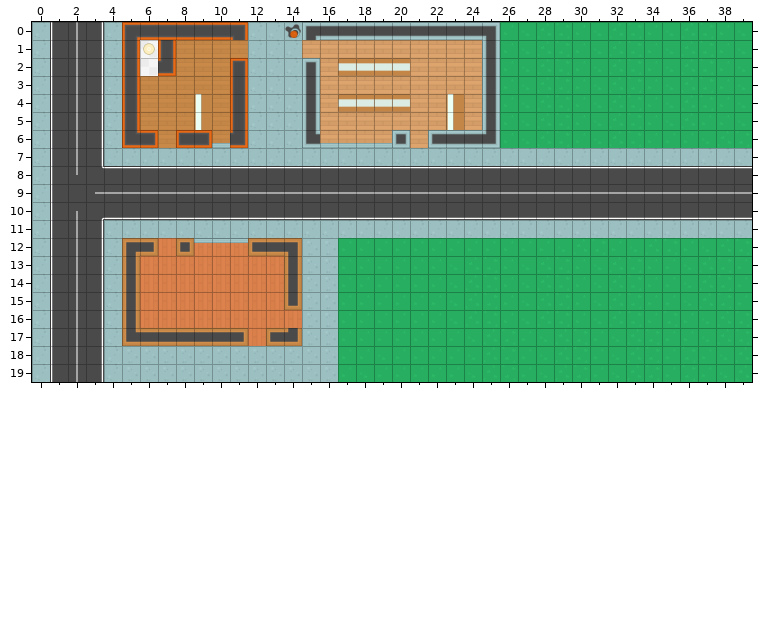
A Tiled map gets an edit: Shooter/maps/map2.tmx. The picture above was drawn from the file before the commit.
Cells are 64x64 px. Shown: x 0..39, y 0..19.
New version:
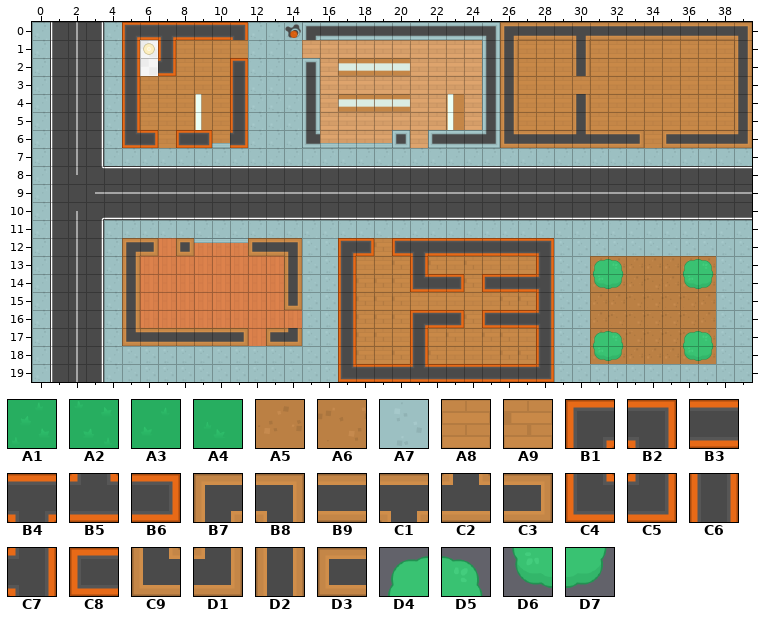
Key: from "Kenny Topdown Pack": A1 0, A2 1, A3 2, A4 3, A5 4, A6 5, A7 6, A8 41, A9 43, B1 108, B2 109, B3 110, B4 111, B5 112, B6 113, B7 117, B8 118, B9 119, C1 120, C2 121, C3 122, C4 135, C5 136, C6 137, C7 139, C8 141, C9 144, D1 145, D2 146, D3 150, D4 180, D5 181, D6 207, D7 208.
__ is an empty cell, ## one hidden under a higher layer, .. an unchanged one.
The exact change:
--- layer "Ground"
@@ x 26..39 @@
- 0 A3 A4 A1 A2 A3 A4 A1 A2 A3 A4 A1 A2 A3 A4
- 1 A3 A4 A1 A2 A3 A4 A1 A2 A3 A4 A1 A2 A3 A4
- 2 A3 A4 A1 A2 A3 A4 A1 A2 A3 A4 A1 A2 A3 A4
- 3 A3 A4 A1 A2 A3 A4 A1 A2 A3 A4 A1 A2 A3 A4
- 4 A3 A4 A1 A2 A3 A4 A1 A2 A3 A4 A1 A2 A3 A4
- 5 A3 A4 A1 A2 .. A4 A1 A2 A3 A4 A1 A3 A3 A4
- 6 A3 A4 A1 A2 A3 A4 A1 A2 A3 A3 A3 A4 A1 A2
+ 0 ## ## ## ## ## ## ## ## ## ## ## ## ## ##
+ 1 ## A8 A8 A8 ## A8 A8 A8 A8 A8 A8 A8 A8 ##
+ 2 ## A8 A8 A8 ## A8 A8 A8 A8 A8 A8 A8 A8 ##
+ 3 ## A8 A8 A8 A8 A8 A8 A8 A8 A8 A8 A8 A8 ##
+ 4 ## A8 A8 A8 ## A8 A8 A8 A8 A8 A8 A8 A8 ##
+ 5 ## A8 A8 A8 .. A8 A8 A8 A8 A8 A8 A8 A8 ##
+ 6 ## ## ## ## ## ## ## ## A8 ## ## ## ## ##
@@ x 17..39 @@
-12 A3 A3 A3 A3 A3 A3 A3 A3 A3 A3 A3 A3 A4 A1 A2 A3 A4 A1 A2 A3 A4 A1 A2
-13 A3 A3 A3 A3 A3 A3 A4 A1 A2 A3 A4 A1 A2 A3 A4 A1 A2 A3 A3 A4 A1 A2 A3
-14 A3 A3 A3 A3 A3 A3 A4 A1 A2 A3 A4 A1 A2 A3 A4 A1 A2 A3 A3 A4 A1 A2 A3
-15 A3 A3 A3 A3 A3 A3 A4 A1 A2 A3 A4 A1 A2 A3 A4 A1 A2 A3 A3 A4 A1 A2 A3
-16 A3 A3 A3 A3 A3 A3 A4 A1 A2 A3 A4 A1 A2 A3 A4 A1 A2 A3 A2 A3 A4 A1 A2
-17 A3 A3 A3 A3 A3 A3 A3 A4 A1 A2 A3 A4 A1 A2 A3 A4 A1 A2 A3 A3 A4 A1 A2
-18 A3 A3 A4 A3 A3 A3 A3 A4 A1 A2 A3 A4 A1 A2 A3 A4 A1 A2 A3 A2 A3 A4 A1
-19 A3 A4 A3 A3 A3 A3 A3 A4 A1 A2 A3 A4 A1 A2 A3 A4 A1 A2 A3 A2 A3 A4 A1
+12 ## ## A9 ## ## ## ## ## ## ## ## ## A7 A7 A7 A7 A7 A7 A7 A7 A7 A7 A7
+13 ## A8 A8 A9 ## A9 A8 A9 A8 A8 A8 ## A7 A7 A5 A5 A5 A5 A5 A5 A5 A7 A7
+14 ## A9 A9 A9 ## ## ## A9 ## ## ## ## A7 A7 A5 A5 A5 A6 A5 A5 A5 A7 A7
+15 ## A9 A9 A9 A8 A8 A8 A8 A8 A9 A9 ## A7 A7 A5 A5 A6 A6 A6 A6 A5 A7 A7
+16 ## A9 A9 A9 ## ## ## A9 ## ## ## ## A7 A7 A5 A6 A6 A6 A6 A6 A5 A7 A7
+17 ## A9 A9 A8 ## A8 A9 A8 A9 A9 A8 ## A7 A7 A5 A6 A6 A6 A6 A6 A5 A7 A7
+18 ## A9 A8 A9 ## A9 A8 A8 A8 A9 A9 ## A7 A7 A5 A5 A5 A5 A5 A5 A5 A7 A7
+19 ## ## ## ## ## ## ## ## ## ## ## ## A7 A7 A7 A7 A7 A7 A7 A7 A7 A7 A7
--- layer "Walls"
@@ x 7..39 @@
- 0 B3 .. .. .. .. .. .. .. .. .. .. .. .. .. .. .. .. .. .. __ __ __ __ __ __ __ __ __ __ __ __ __ __
- 1 .. .. .. .. .. .. .. .. .. .. .. .. .. .. .. .. .. .. .. __ .. .. .. __ .. .. .. .. .. .. .. .. __
- 2 .. .. .. .. .. .. .. .. .. .. .. .. .. .. .. .. .. .. .. __ .. .. .. __ .. .. .. .. .. .. .. .. __
- 3 .. .. .. .. .. .. .. .. .. .. .. .. .. .. .. .. .. .. .. __ .. .. .. .. .. .. .. .. .. .. .. .. __
- 4 .. .. .. .. .. .. .. .. .. .. .. .. .. .. .. .. .. .. .. __ .. .. .. __ .. .. .. .. .. .. .. .. __
- 5 .. .. .. .. .. .. .. .. .. .. .. .. .. .. .. .. .. .. .. __ .. .. .. __ .. .. .. .. .. .. .. .. __
- 6 .. .. .. .. .. .. .. .. .. .. .. .. .. .. .. .. .. .. .. __ __ __ __ __ __ __ __ .. __ __ __ __ __
+ 0 B4 .. .. .. .. .. .. .. .. .. .. .. .. .. .. .. .. .. .. B7 B9 B9 B9 C1 B9 B9 B9 B9 B9 B9 B9 B9 B8
+ 1 .. .. .. .. .. .. .. .. .. .. .. .. .. .. .. .. .. .. .. D2 .. .. .. D2 .. .. .. .. .. .. .. .. D2
+ 2 .. .. .. .. .. .. .. .. .. .. .. .. .. .. .. .. .. .. .. D2 .. .. .. D2 .. .. .. .. .. .. .. .. D2
+ 3 .. .. .. .. .. .. .. .. .. .. .. .. .. .. .. .. .. .. .. D2 .. .. .. .. .. .. .. .. .. .. .. .. D2
+ 4 .. .. .. .. .. .. .. .. .. .. .. .. .. .. .. .. .. .. .. D2 .. .. .. D2 .. .. .. .. .. .. .. .. D2
+ 5 .. .. .. .. .. .. .. .. .. .. .. .. .. .. .. .. .. .. .. D2 .. .. .. D2 .. .. .. .. .. .. .. .. D2
+ 6 .. .. .. .. .. .. .. .. .. .. .. .. .. .. .. .. .. .. .. C9 B9 B9 B9 C2 B9 B9 C3 .. D3 B9 B9 B9 D1
@@ x 17..28 @@
-12 __ __ .. __ __ __ __ __ __ __ __ __
-13 __ .. .. .. __ .. .. .. .. .. .. __
-14 __ .. .. .. __ __ __ .. __ __ __ __
-15 __ .. .. .. .. .. .. .. .. .. .. __
-16 __ .. .. .. __ __ __ .. __ __ __ __
-17 __ .. .. .. __ .. .. .. .. .. .. __
-18 __ .. .. .. __ .. .. .. .. .. .. __
-19 __ __ __ __ __ __ __ __ __ __ __ __
+12 B1 B6 .. C8 B4 B3 B3 B3 B3 B3 B3 B2
+13 C6 .. .. .. C6 .. .. .. .. .. .. C6
+14 C6 .. .. .. C4 B3 B6 .. C8 B3 B3 C7
+15 C6 .. .. .. .. .. .. .. .. .. .. C6
+16 C6 .. .. .. B1 B3 B6 .. C8 B3 B3 C7
+17 C6 .. .. .. C6 .. .. .. .. .. .. C6
+18 C6 .. .. .. C6 .. .. .. .. .. .. C6
+19 C4 B3 B3 B3 B5 B3 B3 B3 B3 B3 B3 C5
--- layer "Items"
@@ x 31..37 @@
-13 __ __ .. .. .. __ __
-14 __ __ .. .. .. __ __
+13 D4 D5 .. .. .. D4 D5
+14 D6 D7 .. .. .. D6 D7
@@ x 31..37 @@
-17 __ __ .. .. .. __ __
-18 __ __ .. .. .. __ __
+17 D4 D5 .. .. .. D4 D5
+18 D6 D7 .. .. .. D6 D7
Where, in picture pixels (left, top, right, bottom), the same in both pictures:
changed: (158, 36, 176, 40)
changed: (500, 22, 752, 148)
changed: (338, 238, 752, 382)
